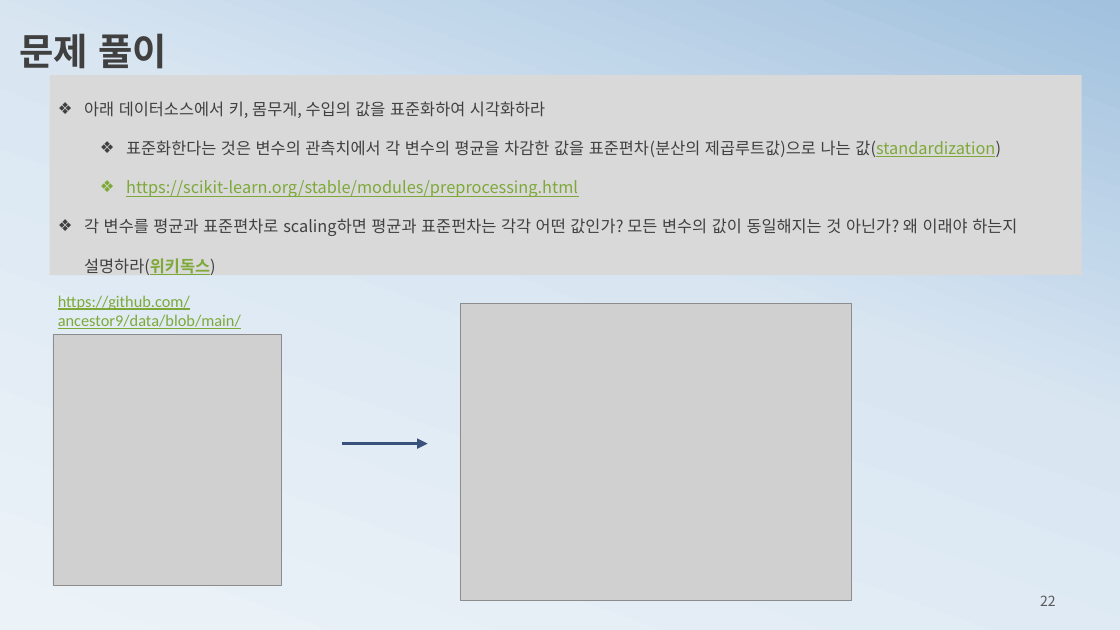
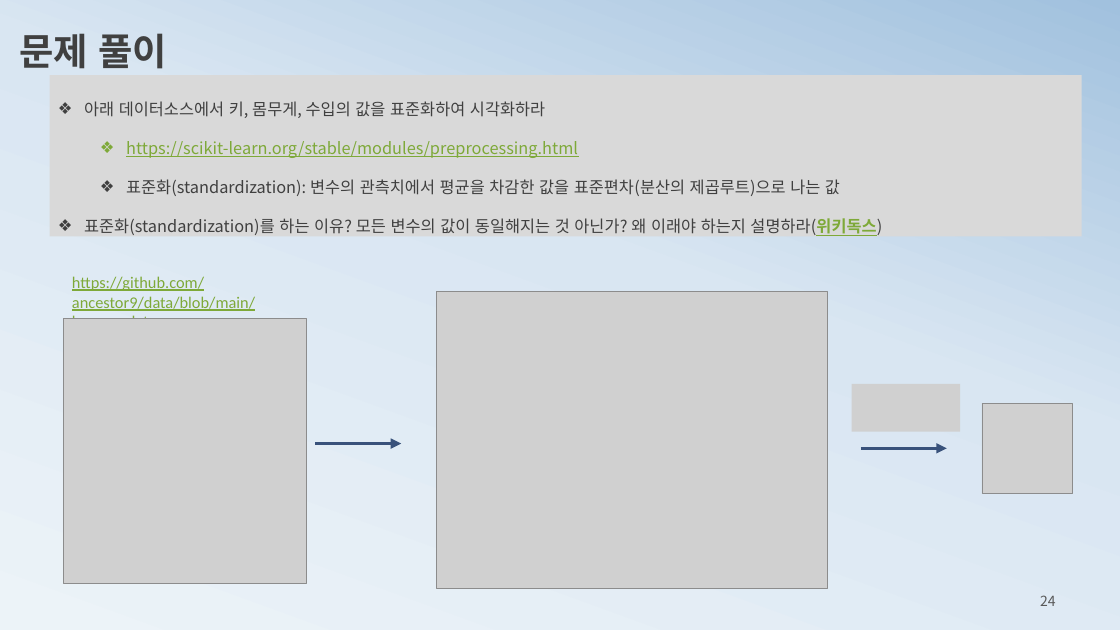
Before and after one commit to ancestor9/mathematics-for-machine-learning, a slide deck: slide 24 of 1_statistics for machine learning.pptx (slide 22 before the commit). Drawn at 1120x630 pixels with LibreOffice and Linux fonts; fonts in the diff are those of the drawing; grey boxes stand for pictures. Boxes give left, top, right and bottom in pixels: in the first picture for what was removed or moved away, otherwise in the second. Text is boxed around its words. In the diff, an @@ line names an element or a change of style, - is before the commit and + after.

```diff
--- a/1_statistics for machine learning.pptx
+++ b/1_statistics for machine learning.pptx
@@ rectangle "아래 데이터소스에서 키, 몸무게, 수입의 ...": place and size @@
-rectangle "아래 데이터소스에서 키, 몸무게, 수입의 ..." at [50,75,1081,275]
+rectangle "아래 데이터소스에서 키, 몸무게, 수입의 ..." at [50,75,1081,236]
@@ text in rectangle at [126,140,1001,157]: paragraph removed @@
-  ❖ 표준화한다는 것은 변수의 관측치에서 각 변수의 평균을 차감한 값을 표준편차(분산의 제곱루트값)으로 나는 값(standardization)
@@ text in rectangle at [84,179,882,236]: text changed @@
-❖ 각 변수를 평균과 표준편차로 scaling하면 평균과 표준펀차는 각각 어떤 값인가? 모든 변수의 값이 동일해지는 것 아닌가? 왜 이래야 하는지 설명하라(위키독스)
+  ❖ 표준화(standardization): 변수의 관측치에서 평균을 차감한 값을 표준편차(분산의 제곱루트)으로 나는 값
+❖ 표준화(standardization)를 하는 이유? 모든 변수의 값이 동일해지는 것 아닌가? 왜 이래야 하는지 설명하라(위키독스)
@@ text "https://github.com/ancestor9/data/blob/main/human_data.csv": place and size @@
-text "https://github.com/ancestor9/data/blob/main/human_data.csv" at [58,295,241,335]
+text "https://github.com/ancestor9/data/blob/main/human_data.csv" at [72,276,255,319]
@@ picture: place and size @@
-picture at [460,304,851,601]
+picture at [437,292,828,588]
@@ picture: place and size @@
-picture at [53,335,282,586]
+picture at [64,318,307,584]
@@ picture added at [851,384,960,432] @@
@@ picture added at [982,403,1073,494] @@
@@ arrow moved from (342, 444) - (428, 444) to (315, 444) - (401, 444) @@
@@ arrow added from (861, 449) to (947, 449), #39527B 3 pt @@
@@ page number at [1040,595,1056,606]: text changed @@
-22
+24
```
Also in this commit, not shown: 18 other slides changed, 5 slides added, 2 slides removed.
